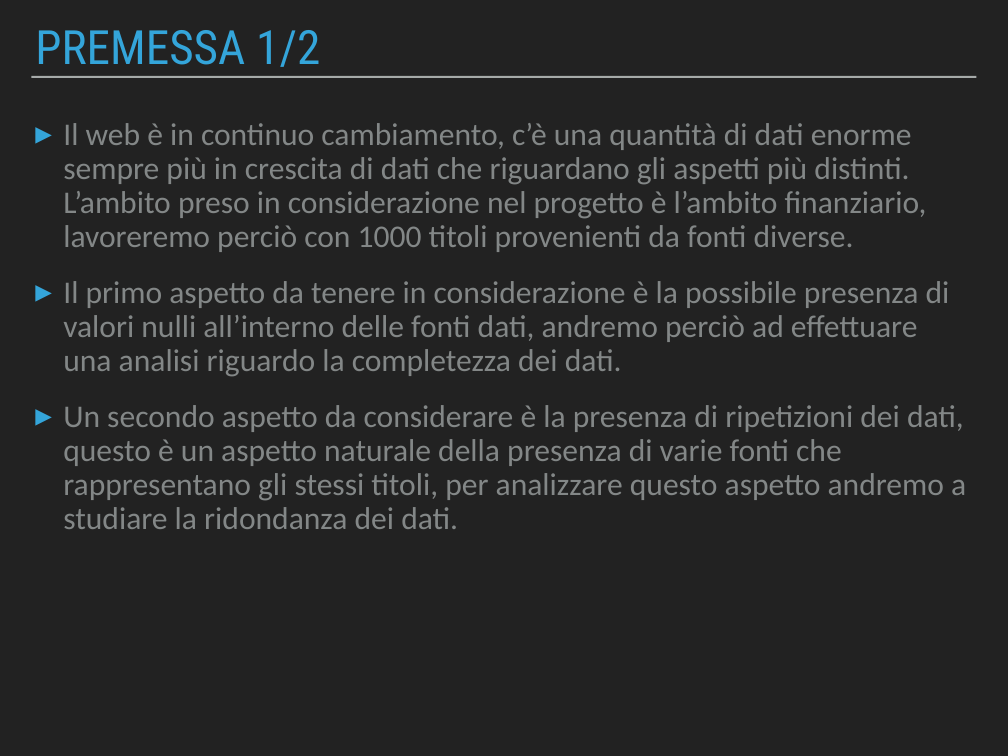
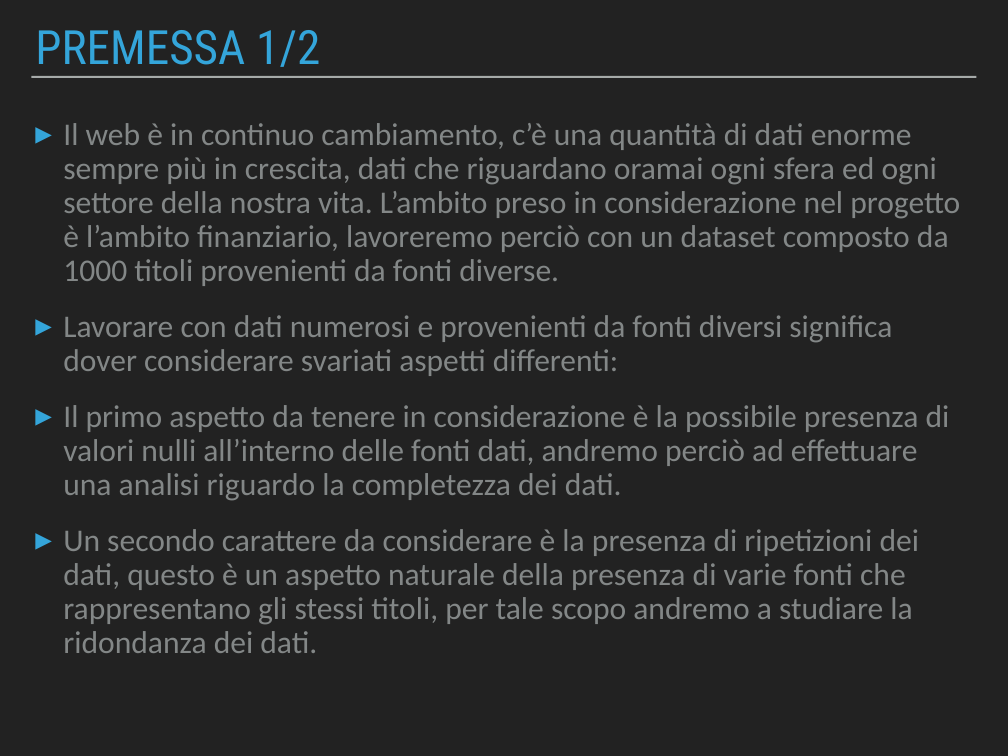
Before and after one commit to Beltra97/Unimib_ArchitettureDati, a slide deck: slide 2 of PresentazionePowerPoint.pptx. Drawn at 1008x756 pixels with LibreOffice and Linux fonts; fonts in the diff are those of the drawing. Boxes give left, top, right and bottom in pixels: in the first picture for what was removed or moved away, otherwise in the second. Text is boxed around its words. In the diff, an @@ line names an element or a change of style, - is before the commit and + after.

```diff
--- a/PresentazionePowerPoint.pptx
+++ b/PresentazionePowerPoint.pptx
@@ text at <box>63,123,960,376</box>: text changed @@
-▸ Il web è in continuo cambiamento, c’è una quantità di dati enorme sempre più in crescita di dati che riguardano gli aspetti più distinti. L’ambito preso in considerazione nel progetto è l’ambito finanziario, lavoreremo perciò con 1000 titoli provenienti da fonti diverse.
+▸ Il web è in continuo cambiamento, c’è una quantità di dati enorme sempre più in crescita, dati che riguardano oramai ogni sfera ed ogni settore della nostra vita. L’ambito preso in considerazione nel progetto è l’ambito finanziario, lavoreremo perciò con un dataset composto da 1000 titoli provenienti da fonti diverse.
+▸ Lavorare con dati numerosi e provenienti da fonti diversi significa dover considerare svariati aspetti differenti:
@@ text at <box>63,529,920,653</box>: text changed @@
-▸ Un secondo aspetto da considerare è la presenza di ripetizioni dei dati, questo è un aspetto naturale della presenza di varie fonti che rappresentano gli stessi titoli, per analizzare questo aspetto andremo a studiare la ridondanza dei dati.
+▸ Un secondo carattere da considerare è la presenza di ripetizioni dei dati, questo è un aspetto naturale della presenza di varie fonti che rappresentano gli stessi titoli, per tale scopo andremo a studiare la ridondanza dei dati.
```
Also in this commit, not shown: 10 other slides changed, 1 other file.
